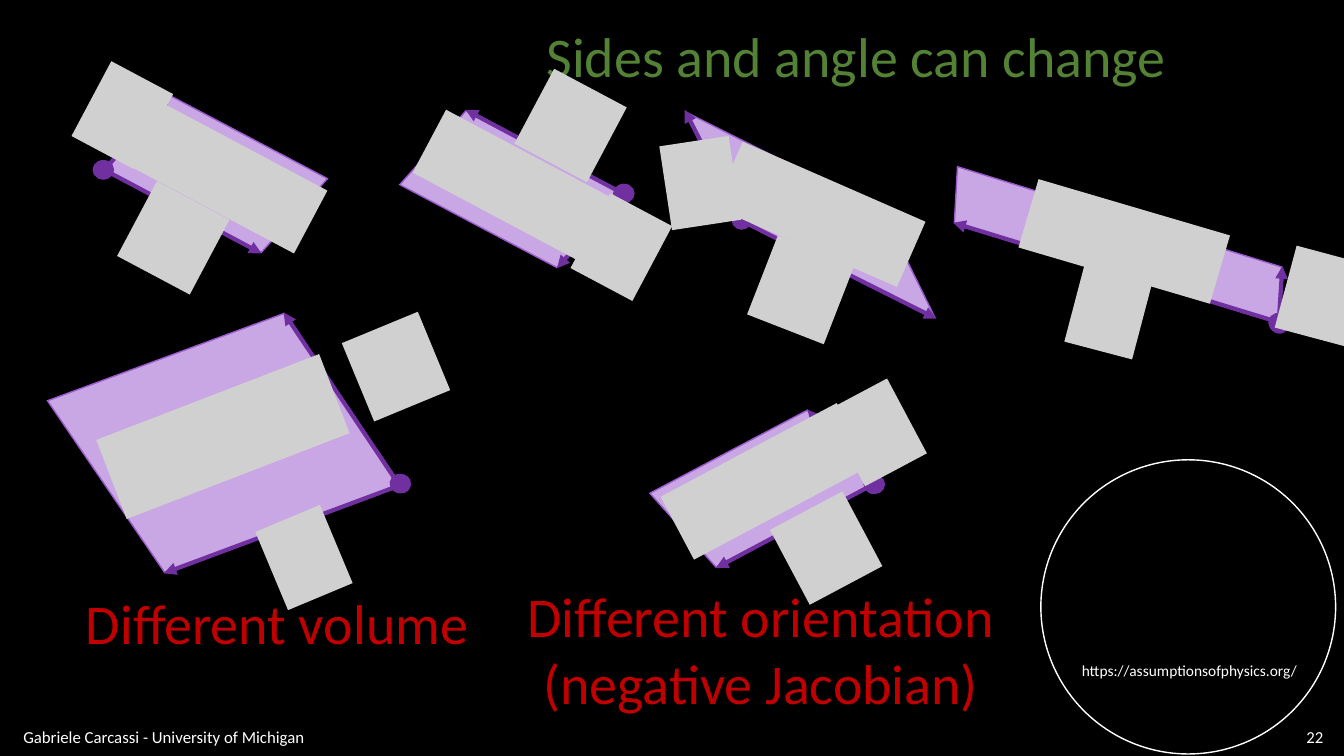
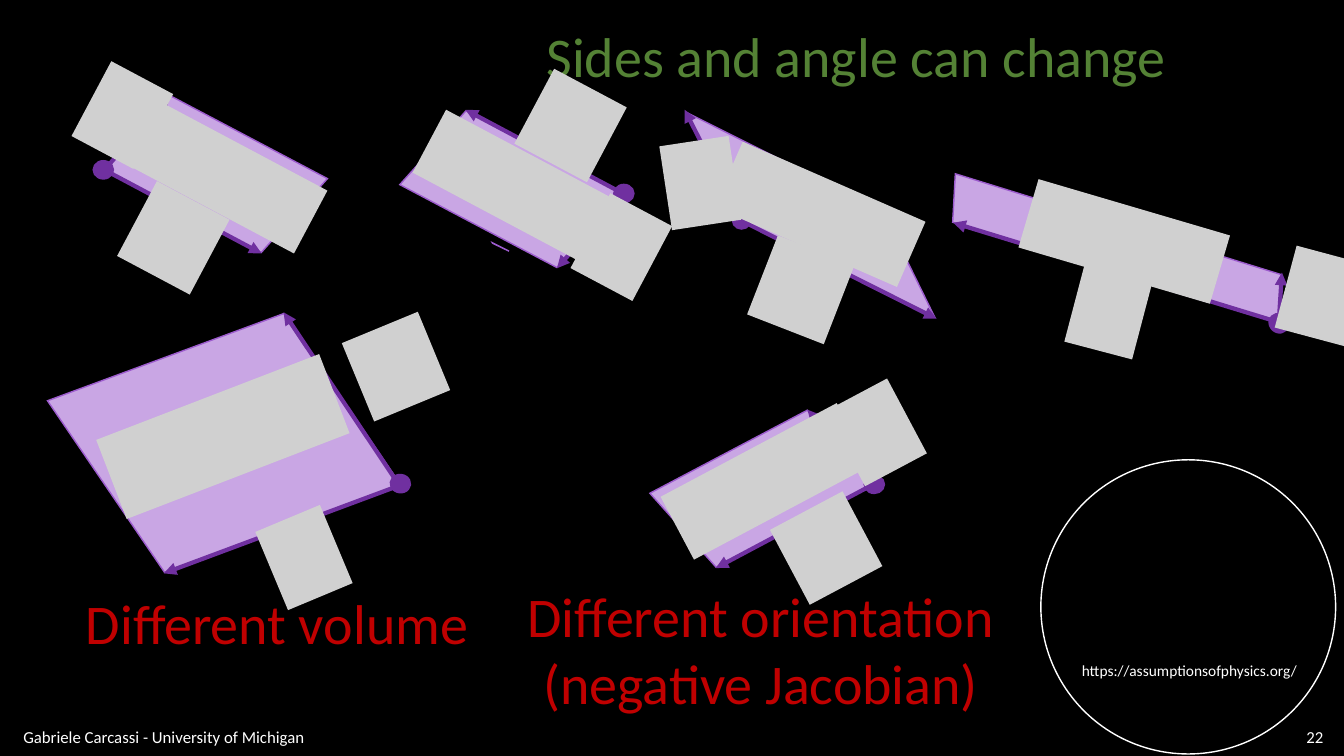
Before and after one commit to assumptionsofphysics/slides, a slide deck: slide 22 of BookCompanions-v2/RP-Class-3.pptx. Drawn at 1344x756 pixels with LibreOffice and Linux fonts; fonts in the diff are those of the drawing; grey boxes stand for pictures; background and template pictures are left out. Boxes give left, top, right and bottom in pixels: in the first picture for what was removed or moved away, otherwise in the second. Text is boxed around its words. In the diff, an @@ line names an element or a change of style, - is before the commit and + after.

```diff
--- a/BookCompanions-v2/RP-Class-3.pptx
+++ b/BookCompanions-v2/RP-Class-3.pptx
@@ parallelogram resized from (x1=942, y1=167, x2=1295, y2=323) to (x1=942, y1=174, x2=1293, y2=323) @@
@@ freeform shape added at (x1=492, y1=243, x2=509, y2=251), fill #C9A6E4, outline #9C5BCD 1 pt @@
@@ arrow moved from (1279, 320) - (1282, 266) to (1279, 320) - (1282, 272) @@
```
Also in this commit, not shown: 7 other slides changed.
